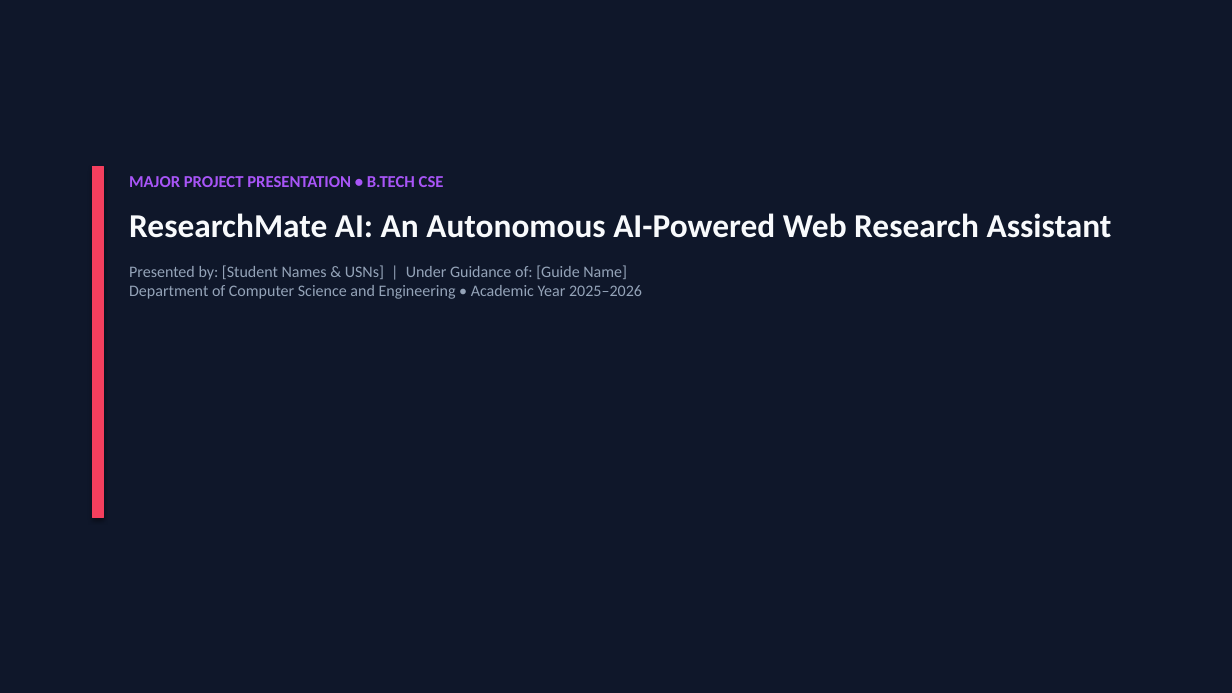
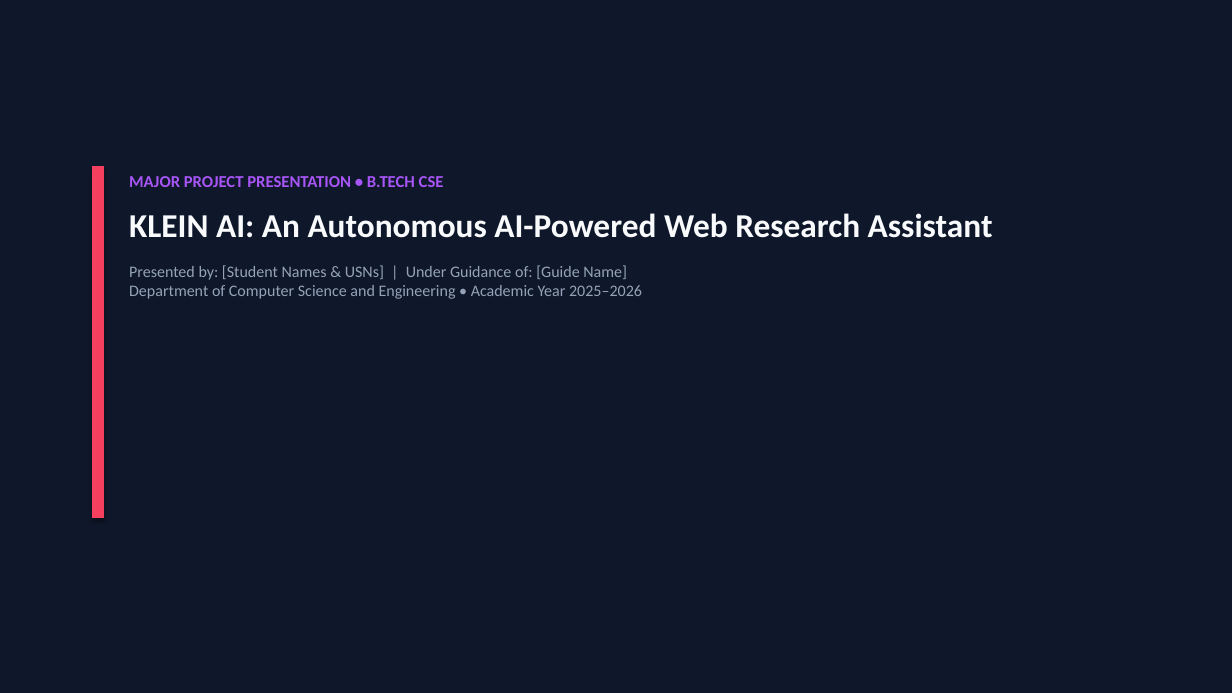
Before and after one commit to angad-r/Klein-AI, a slide deck: slide 1 of PROJECT_PRESENTATION.pptx. Drawn at 1232x693 pixels with LibreOffice and Linux fonts; fonts in the diff are those of the drawing. Boxes give left, top, right and bottom in pixels: in the first picture for what was removed or moved away, otherwise in the second. Text is boxed around its words. In the diff, an @@ line names an element or a change of style, - is before the commit and + after.

Commit message:
feat: complete KLEIN AI branding, research integrity fix, API diagnostics, and test suite

```diff
--- a/PROJECT_PRESENTATION.pptx
+++ b/PROJECT_PRESENTATION.pptx
@@ text at <box>129,213,993,238</box>: text changed @@
-ResearchMate AI: An Autonomous AI-Powered Web Research Assistant
+KLEIN AI: An Autonomous AI-Powered Web Research Assistant
```
Also in this commit, not shown: 14 other slides changed, 41 other files.
